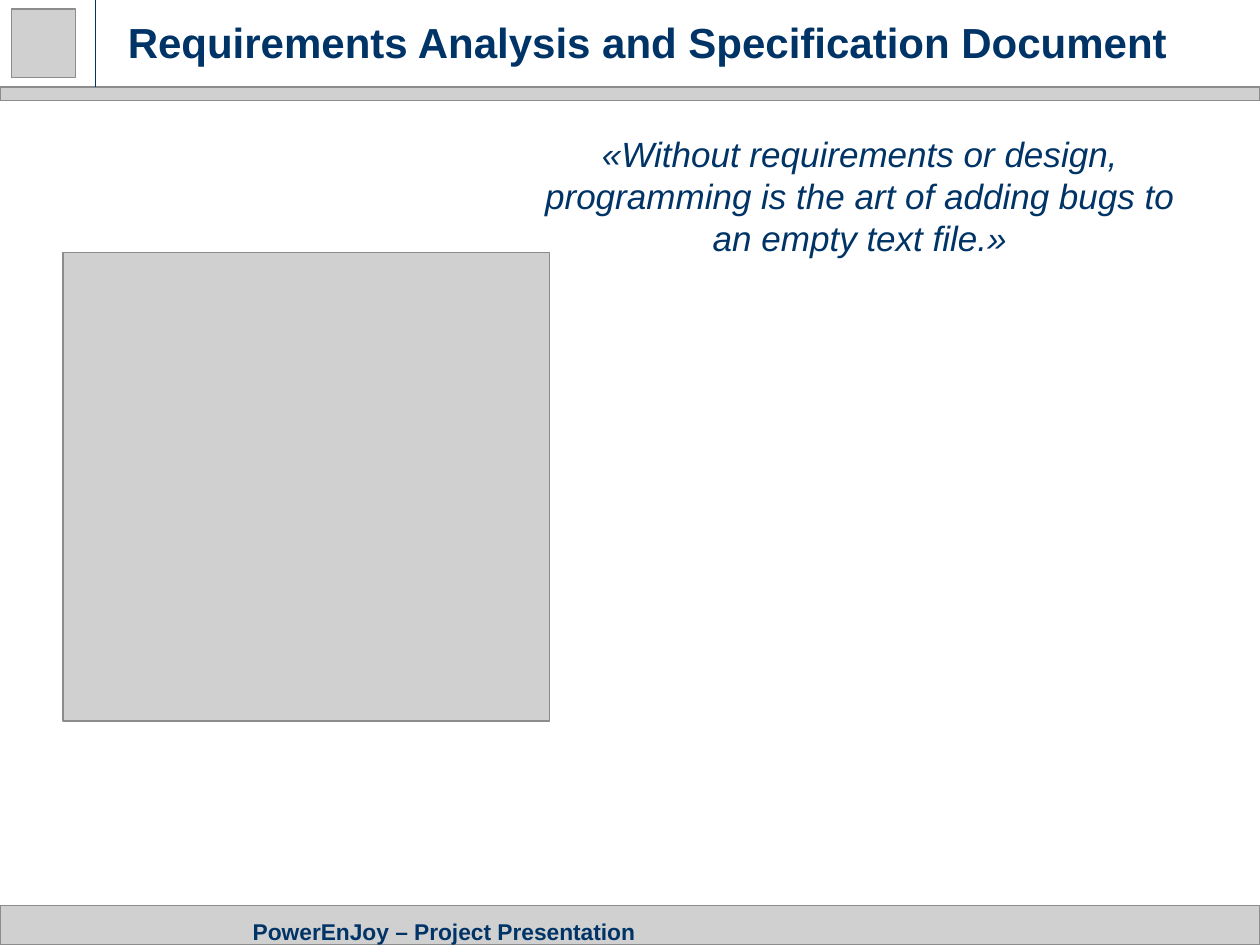
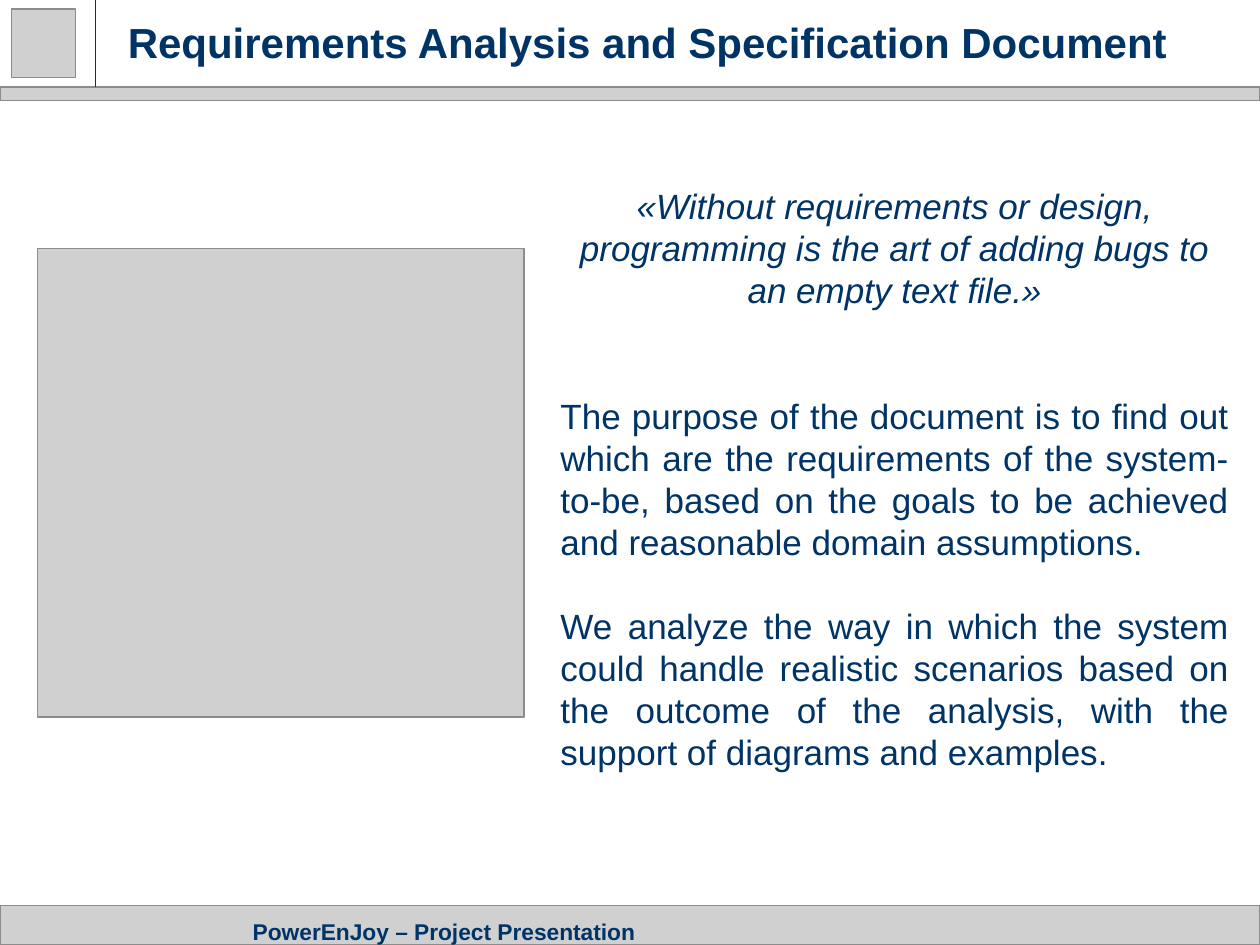
Before and after one commit to GiovanniScotti/PowerEnjoy-SEII-Project-Scotti-Trabucchi, a slide deck: slide 10 of Project Presentation.pptx. Drawn at 1260x945 pixels with LibreOffice and Linux fonts; fonts in the diff are those of the drawing; grey boxes stand for pictures. Boxes give left, top, right and bottom in pixels: in the first picture for what was removed or moved away, otherwise in the second. Text is boxed around its words. In the diff, an @@ line names an element or a change of style, - is before the commit and + after.

```diff
--- a/Project Presentation.pptx
+++ b/Project Presentation.pptx
@@ text "«Without requirements or design, programming ...": place and size @@
-text "«Without requirements or design, programming ..." at <box>545,141,1174,258</box>
+text "«Without requirements or design, programming ..." at <box>560,193,1229,772</box>
@@ picture: place and size @@
-picture at <box>63,252,549,721</box>
+picture at <box>38,248,524,717</box>
@@ text at <box>560,403,1229,772</box>: paragraphs added @@
+The purpose of the document is to find out which are the requirements of the system-to-be, based on the goals to be achieved and reasonable domain assumptions.
+We analyze the way in which the system could handle realistic scenarios based on the outcome of the analysis, with the support of diagrams and examples.
```
Also in this commit, not shown: 7 other slides changed, 15 slides added.
